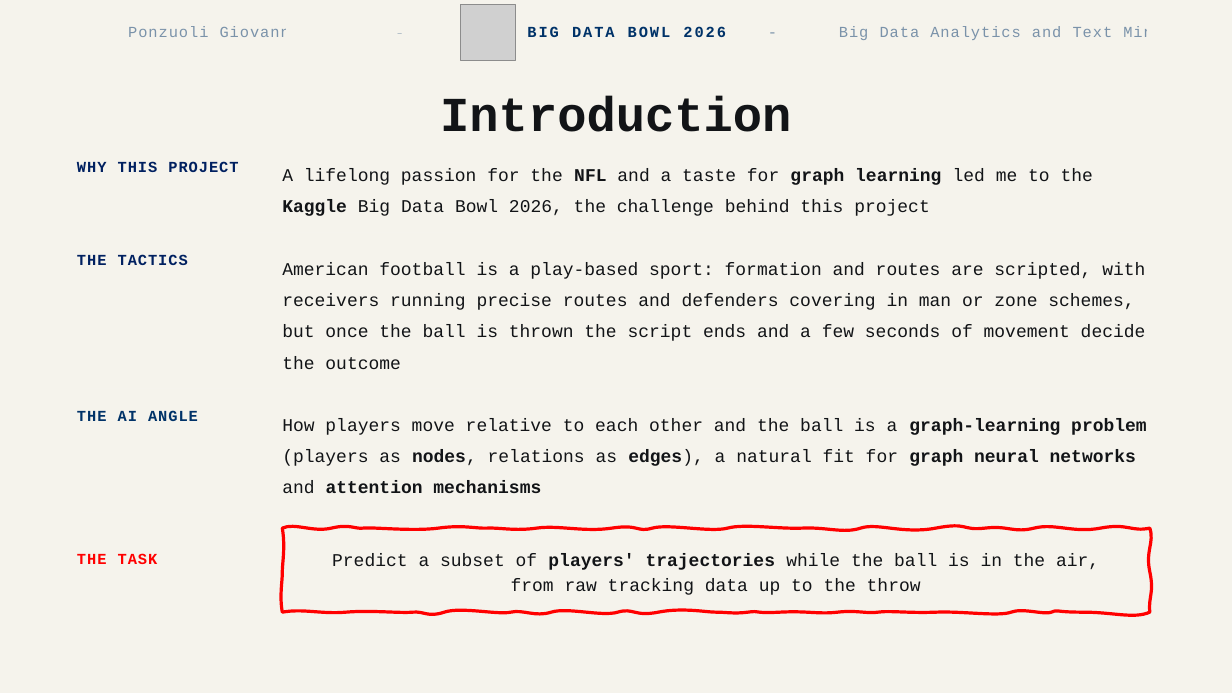
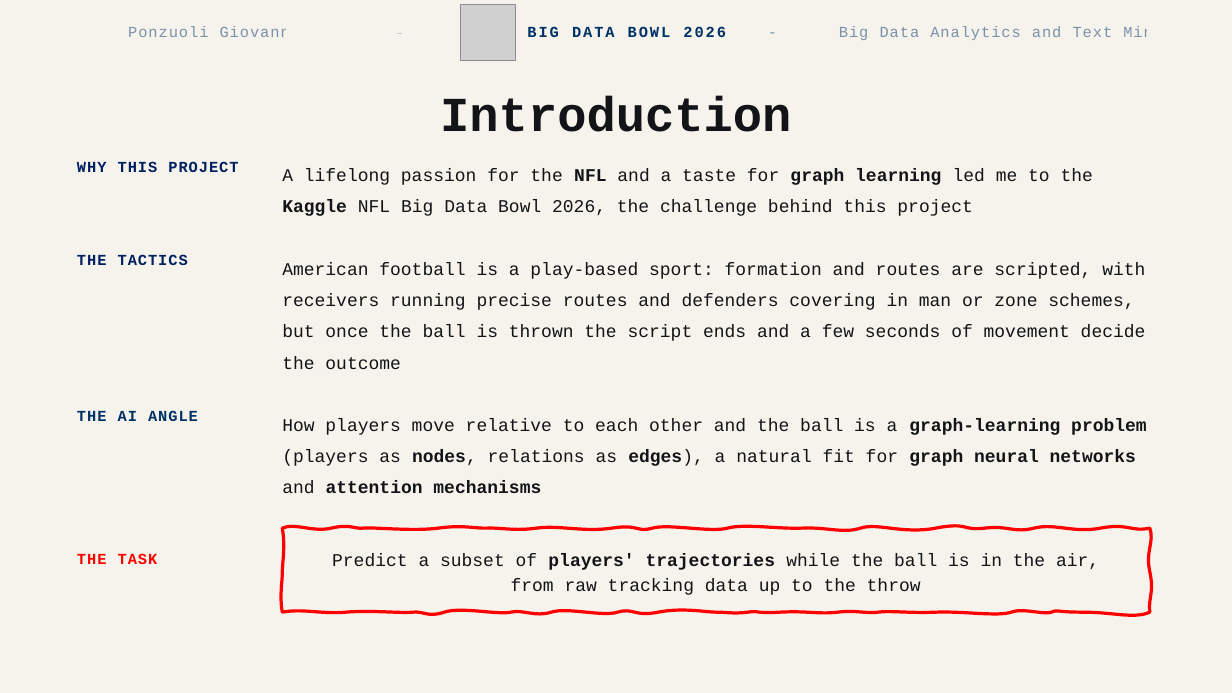
Before and after one commit to GioPonzu/NFL-BDB-26, a slide deck: slide 2 of nfl_bdb_2026_slides.pptx. Drawn at 1232x693 pixels with LibreOffice and Linux fonts; fonts in the diff are those of the drawing; grey boxes stand for pictures; background and template pictures are left out. Boxes give left, top, right and bottom in pixels: in the first picture for what was removed or moved away, otherwise in the second. Text is boxed around its words. In the diff, an @@ line names an element or a change of style, - is before the commit and + after.

```diff
--- a/nfl_bdb_2026_slides.pptx
+++ b/nfl_bdb_2026_slides.pptx
@@ text at bbox=[282, 169, 1093, 216]: text changed @@
-A lifelong passion for the NFL and a taste for graph learning led me to the Kaggle Big Data Bowl 2026, the challenge behind this project
+A lifelong passion for the NFL and a taste for graph learning led me to the Kaggle NFL Big Data Bowl 2026, the challenge behind this project
```
Also in this commit, not shown: 5 other slides changed, 1 slide removed.
